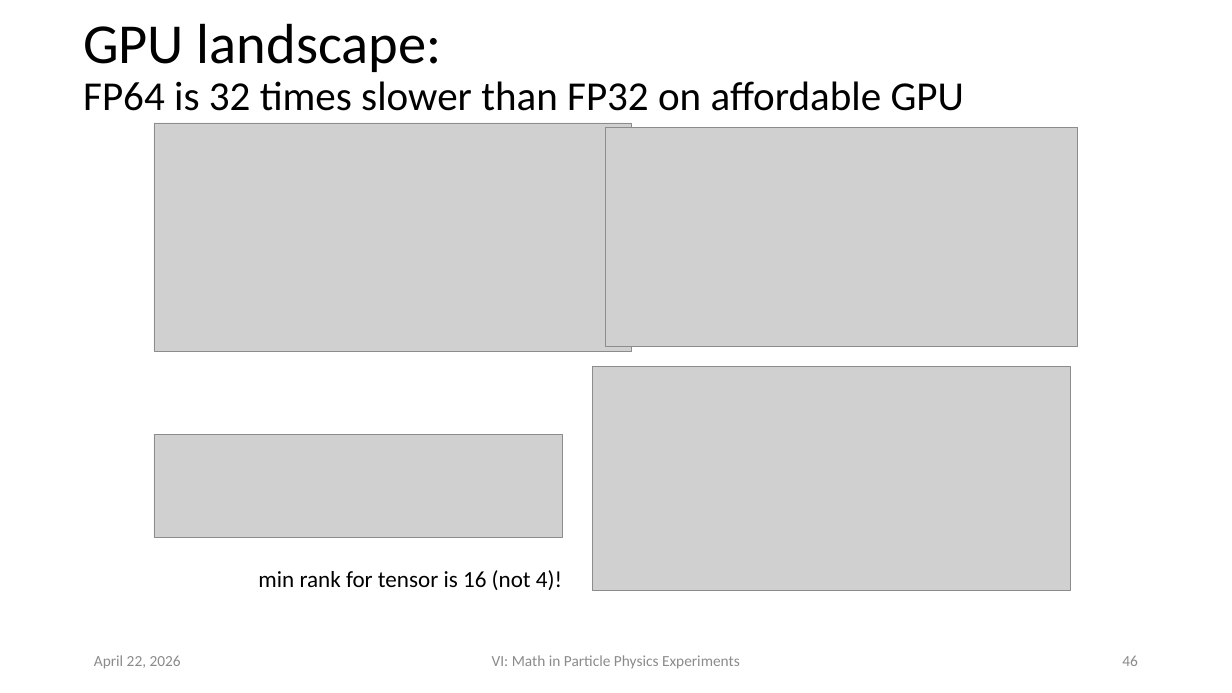
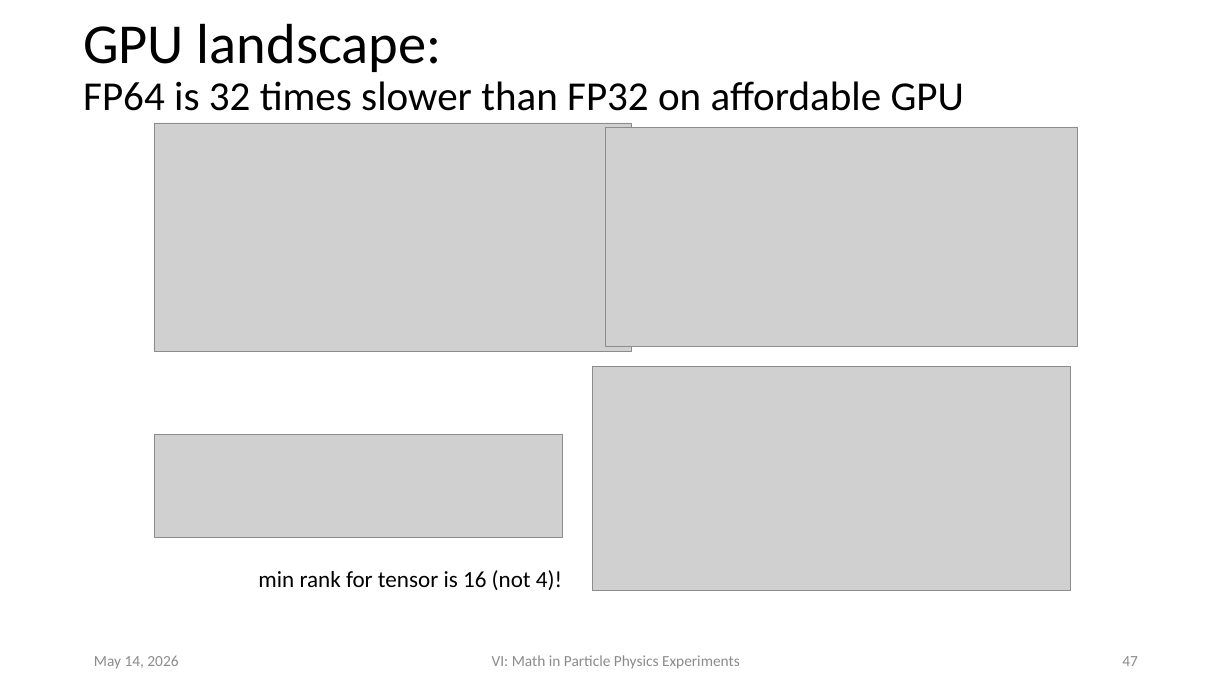
Before and after one commit to VinInn/FPCourse, a slide deck: slide 47 of Slides/FPforScientist.pptx (slide 46 before the commit). Drawn at 1232x693 pixels with LibreOffice and Linux fonts; fonts in the diff are those of the drawing; grey boxes stand for pictures. Boxes give left, top, right and bottom in pixels: in the first picture for what was removed or moved away, otherwise in the second. Text is boxed around its words. In the diff, an @@ line names an element or a change of style, - is before the commit and + after.

```diff
--- a/Slides/FPforScientist.pptx
+++ b/Slides/FPforScientist.pptx
@@ text at (94, 656, 178, 669): text changed @@
-April 22, 2026
+May 14, 2026
@@ page number at (1122, 656, 1138, 666): text changed @@
-46
+47
```
Also in this commit, not shown: 4 other slides changed, 1 slide added.
